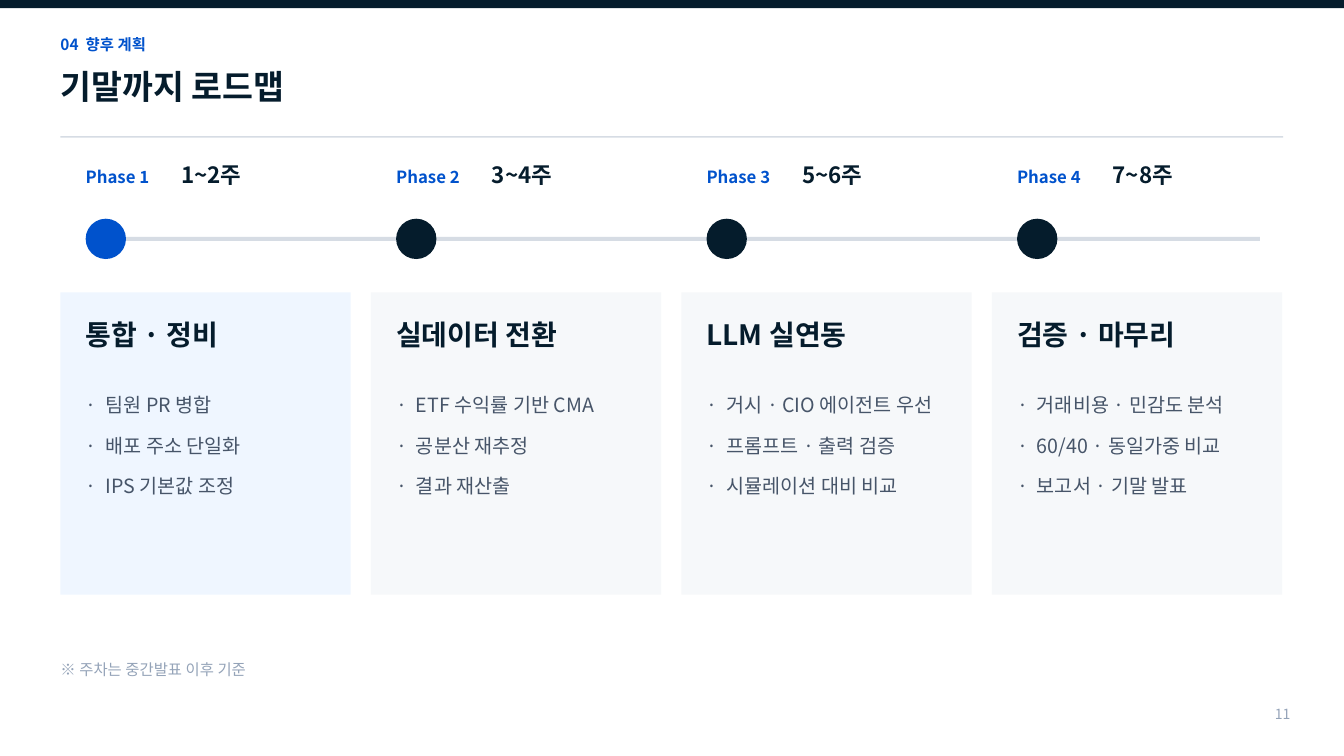
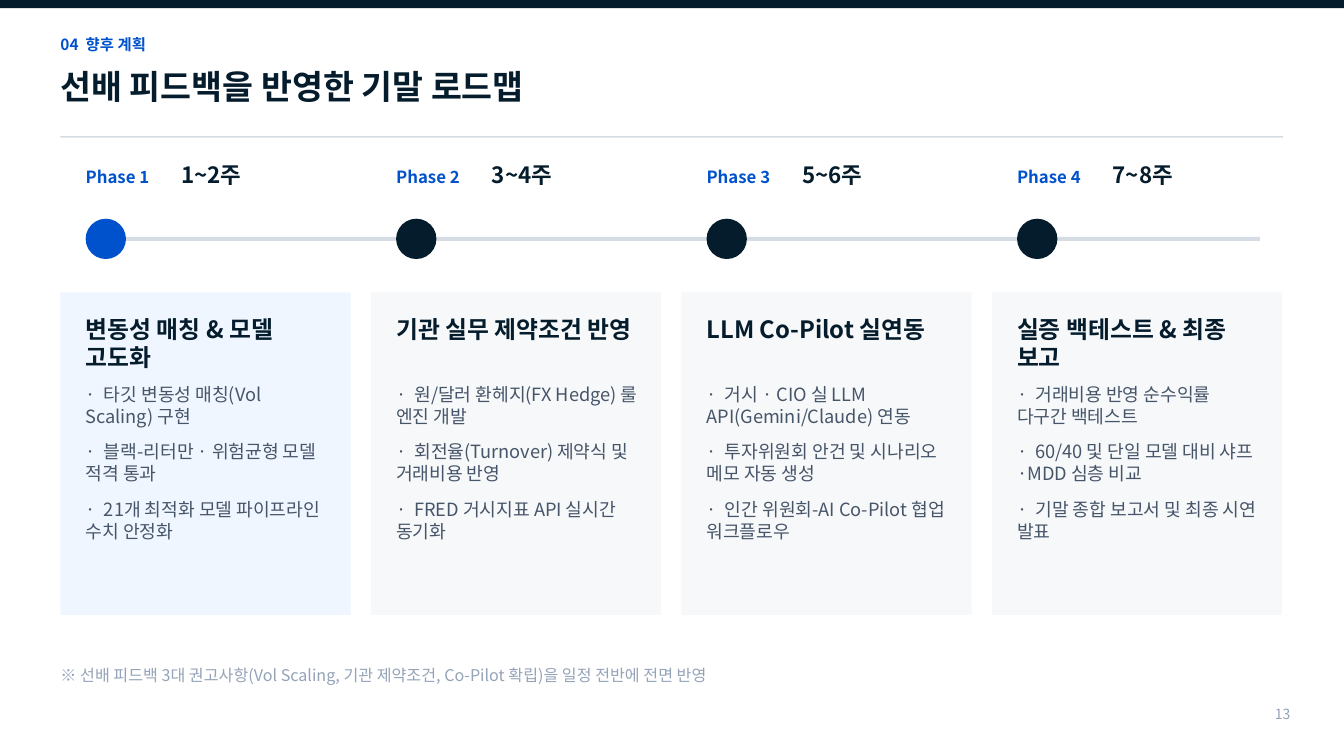
Before and after one commit to Placer-BAE/self-driving-portfolio, a slide deck: slide 13 of The_Self_Driving_Portfolio_중간발표_간결본.pptx (slide 11 before the commit). Drawn at 1344x756 pixels with LibreOffice and Linux fonts; fonts in the diff are those of the drawing. Boxes give left, top, right and bottom in pixels: in the first picture for what was removed or moved away, otherwise in the second. Text is boxed around its words. In the diff, an @@ line names an element or a change of style, - is before the commit and + after.

```diff
--- a/The_Self_Driving_Portfolio_중간발표_간결본.pptx
+++ b/The_Self_Driving_Portfolio_중간발표_간결본.pptx
@@ text at (x1=60, y1=71, x2=524, y2=102): text changed @@
-기말까지 로드맵
+선배 피드백을 반영한 기말 로드맵
@@ rectangle resized from (x1=60, y1=292, x2=351, y2=595) to (x1=60, y1=292, x2=351, y2=615) @@
@@ rectangle resized from (x1=371, y1=292, x2=661, y2=595) to (x1=371, y1=292, x2=661, y2=615) @@
@@ rectangle resized from (x1=682, y1=292, x2=972, y2=595) to (x1=682, y1=292, x2=972, y2=615) @@
@@ rectangle resized from (x1=992, y1=292, x2=1282, y2=595) to (x1=992, y1=292, x2=1282, y2=615) @@
@@ text at (x1=86, y1=318, x2=273, y2=368): text changed; size 20 to 17 pt @@
-통합 · 정비
+변동성 매칭 & 모델 고도화
@@ text at (x1=396, y1=318, x2=632, y2=340): text changed; size 20 to 17 pt @@
-실데이터 전환
+기관 실무 제약조건 반영
@@ text at (x1=707, y1=318, x2=926, y2=340): text changed; size 20 to 17 pt @@
-LLM 실연동
+LLM Co-Pilot 실연동
@@ text at (x1=1017, y1=318, x2=1227, y2=366): text changed; size 20 to 17 pt @@
-검증 · 마무리
+실증 백테스트 & 최종 보고
@@ text at (x1=86, y1=386, x2=321, y2=540): text changed; size 14 to 13 pt @@
-· 팀원 PR 병합
-· 배포 주소 단일화
-· IPS 기본값 조정
+· 타깃 변동성 매칭(Vol Scaling) 구현
+· 블랙-리터만 · 위험균형 모델 적격 통과
+· 21개 최적화 모델 파이프라인 수치 안정화
@@ text at (x1=396, y1=386, x2=638, y2=540): text changed; size 14 to 13 pt @@
-· ETF 수익률 기반 CMA
-· 공분산 재추정
-· 결과 재산출
+· 원/달러 환헤지(FX Hedge) 룰 엔진 개발
+· 회전율(Turnover) 제약식 및 거래비용 반영
+· FRED 거시지표 API 실시간 동기화
@@ text at (x1=707, y1=386, x2=944, y2=540): text changed; size 14 to 13 pt @@
-· 거시 · CIO 에이전트 우선
-· 프롬프트 · 출력 검증
-· 시뮬레이션 대비 비교
+· 거시 · CIO 실 LLM API(Gemini/Claude) 연동
+· 투자위원회 안건 및 시나리오 메모 자동 생성
+· 인간 위원회-AI Co-Pilot 협업 워크플로우
@@ text at (x1=1017, y1=386, x2=1256, y2=540): text changed; size 14 to 13 pt @@
-· 거래비용 · 민감도 분석
-· 60/40 · 동일가중 비교
-· 보고서 · 기말 발표
+· 거래비용 반영 순수익률 다구간 백테스트
+· 60/40 및 단일 모델 대비 샤프·MDD 심층 비교
+· 기말 종합 보고서 및 최종 시연 발표
@@ text at (x1=80, y1=667, x2=707, y2=685): text changed; size 11 to 11.5 pt @@
-※ 주차는 중간발표 이후 기준
+※ 선배 피드백 3대 권고사항(Vol Scaling, 기관 제약조건, Co-Pilot 확립)을 일정 전반에 전면 반영
@@ text at (x1=1275, y1=708, x2=1291, y2=719): text changed @@
-11
+13
```
Also in this commit, not shown: 6 other slides changed, 7 slides added, 5 slides removed, 3 other files.
